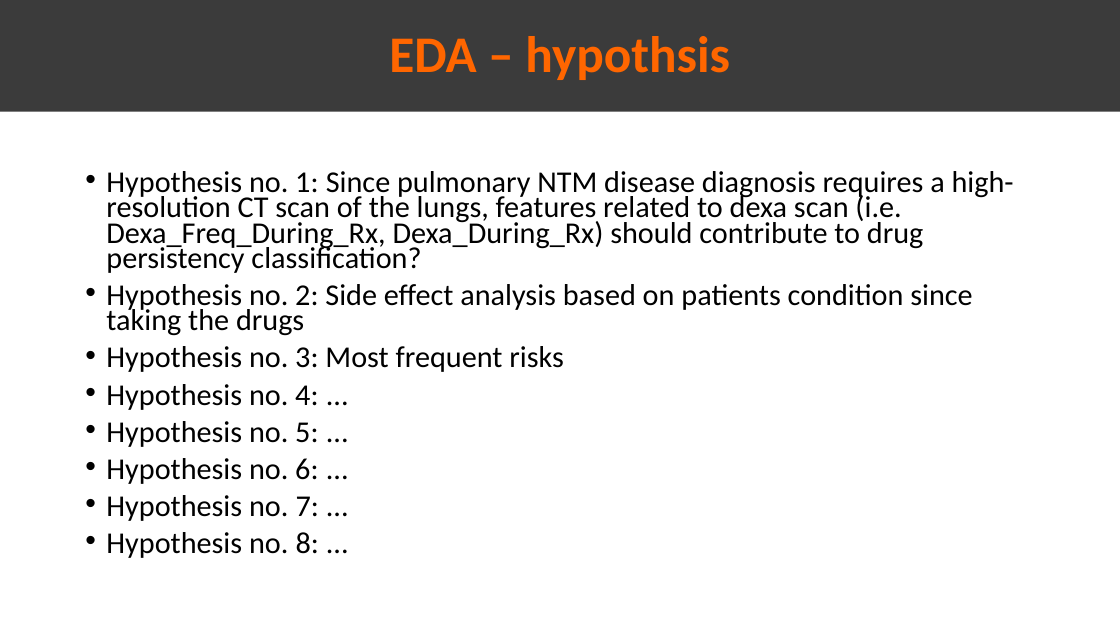
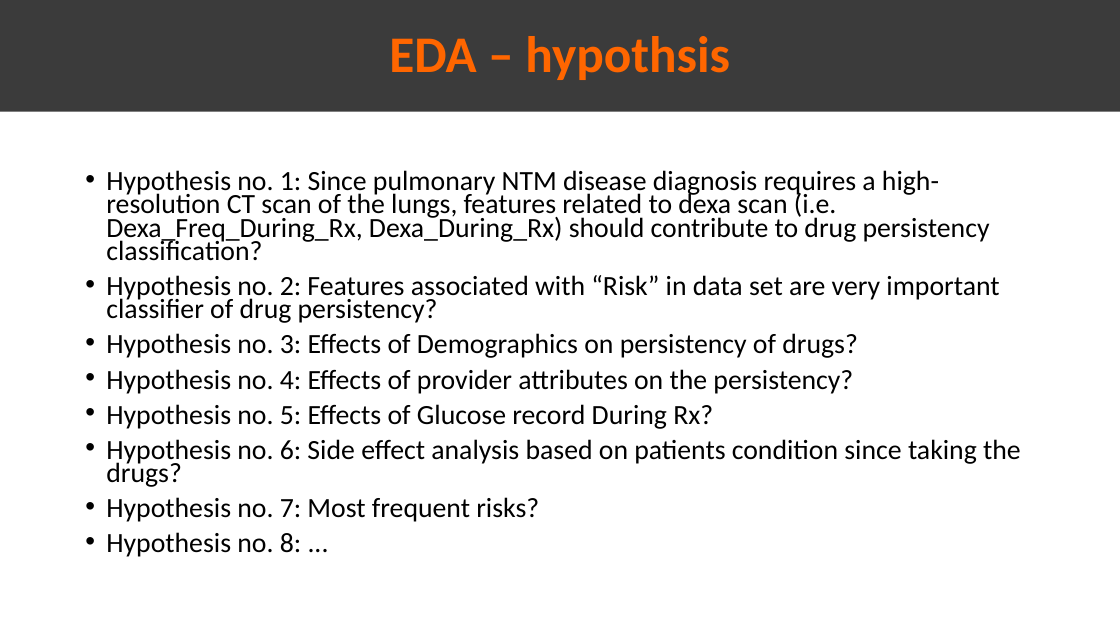
Before and after one commit to Omar-Safwat/HealthCare_project, a slide deck: slide 7 of Week_10-11/Presentation_EDA.pptx. Drawn at 1120x630 pixels with LibreOffice and Linux fonts; fonts in the diff are those of the drawing. Boxes give left, top, right and bottom in pixels: in the first picture for what was removed or moved away, otherwise in the second. Text is boxed around its words. In the diff, an @@ line names an element or a change of style, - is before the commit and + after.

```diff
--- a/Week_10-11/Presentation_EDA.pptx
+++ b/Week_10-11/Presentation_EDA.pptx
@@ text at <box>106,170,990,557</box>: size 25.9 to 23.8 pt in "Hypothesis no. 1: Since pulmonary NTM disease ...", "Hypothesis no. 8: ..." @@
@@ text at <box>106,275,1021,522</box>: text changed; size 25.9 to 23.8 pt @@
-• Hypothesis no. 2: Side effect analysis based on patients condition since taking the drugs
-• Hypothesis no. 3: Most frequent risks
-• Hypothesis no. 4: ...
-• Hypothesis no. 5: ...
-• Hypothesis no. 6: ...
-• Hypothesis no. 7: ...
+• Hypothesis no. 2: Features associated with “Risk” in data set are very important classifier of drug persistency?
+• Hypothesis no. 3: Effects of Demographics on persistency of drugs?
+• Hypothesis no. 4: Effects of provider attributes on the persistency?
+• Hypothesis no. 5: Effects of Glucose record During Rx?
+• Hypothesis no. 6: Side effect analysis based on patients condition since taking the drugs?
+• Hypothesis no. 7: Most frequent risks?
```
Also in this commit, not shown: 9 other slides changed, 5 slides added, 1 slide removed, 2 other files.
